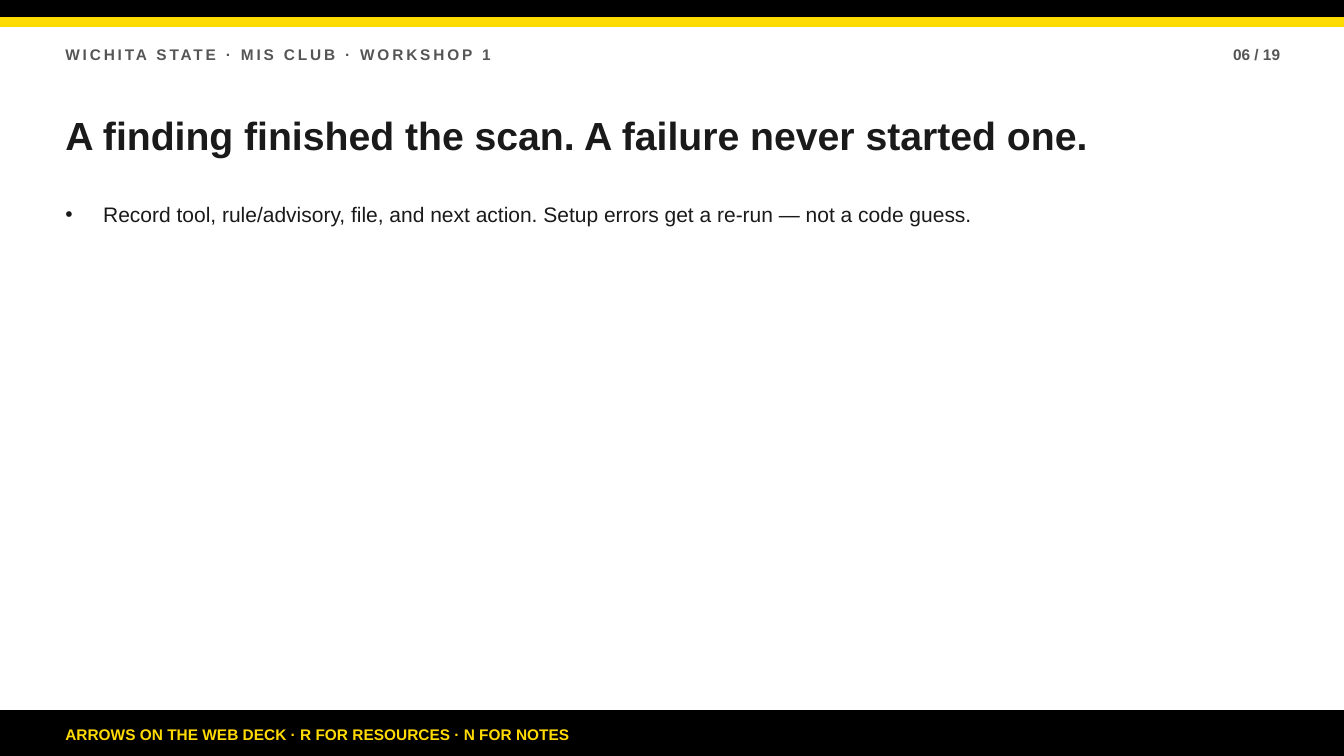
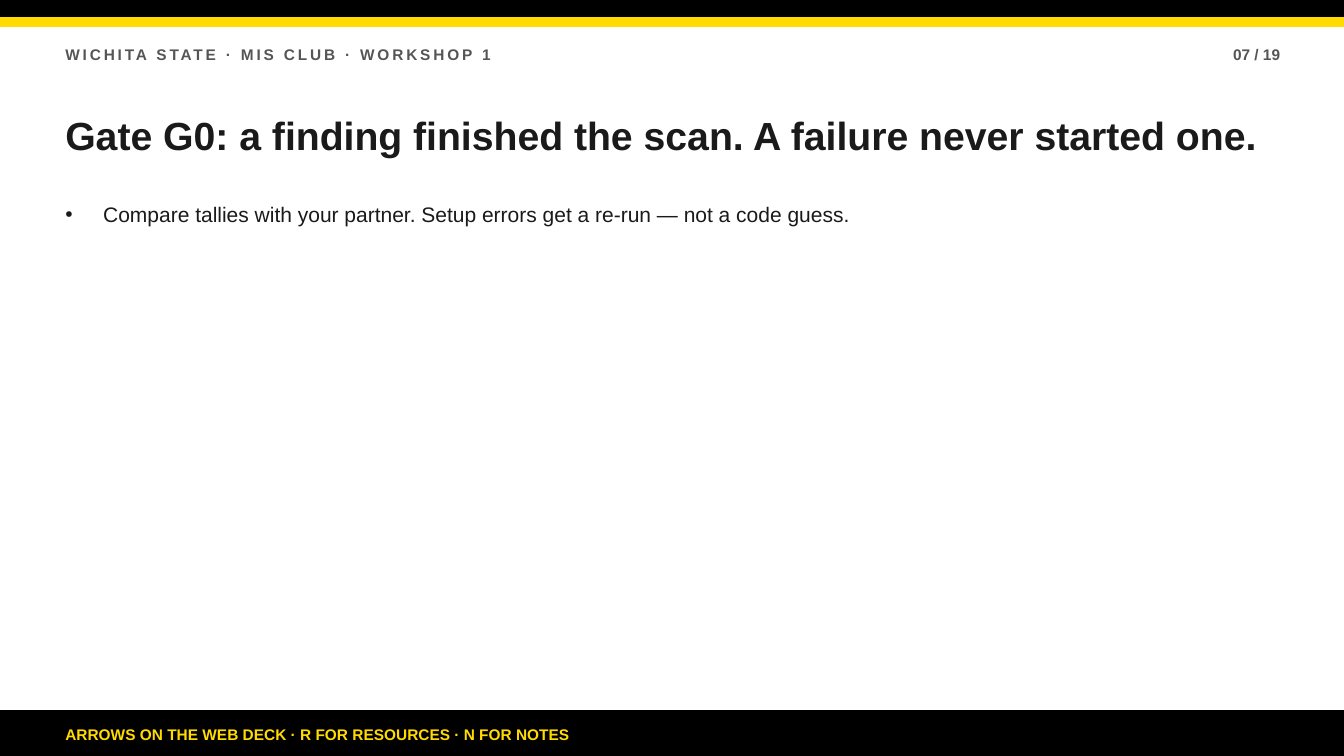
Before and after one commit to bsbcyber/workshop-site, a slide deck: slide 7 of Workshop-2-Secure-Development.pptx (slide 6 before the commit). Drawn at 1344x756 pixels with LibreOffice and Linux fonts; fonts in the diff are those of the drawing. Boxes give left, top, right and bottom in pixels: in the first picture for what was removed or moved away, otherwise in the second. Text is boxed around its words. In the diff, an @@ line names an element or a change of style, - is before the commit and + after.

Commit message:
Align Workshop 2 site to partner pacing and Must/Should/Stretch.
Update facilitator guide, agenda, student walkthrough, deck, and PPTX so the 2-hour lab uses discussion partners, hard gates, and tiered completion.

```diff
--- a/Workshop-2-Secure-Development.pptx
+++ b/Workshop-2-Secure-Development.pptx
@@ text at (x1=1233, y1=49, x2=1280, y2=60): text changed @@
-06 / 19
+07 / 19
@@ text at (x1=65, y1=121, x2=1256, y2=158): text changed @@
-A finding finished the scan. A failure never started one.
+Gate G0: a finding finished the scan. A failure never started one.
@@ text at (x1=103, y1=206, x2=850, y2=227): text changed @@
-• Record tool, rule/advisory, file, and next action. Setup errors get a re-run — not a code guess.
+• Compare tallies with your partner. Setup errors get a re-run — not a code guess.
```
Also in this commit, not shown: 16 other slides changed, 1 slide added, 1 slide removed, 5 other files.
